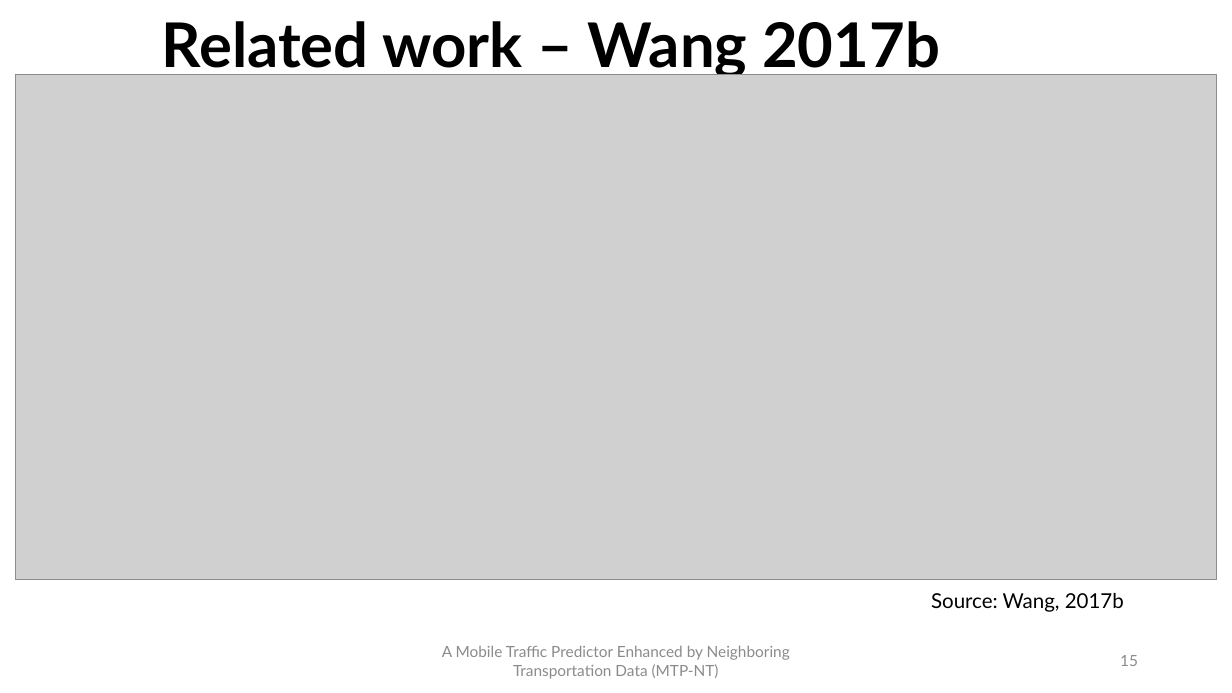
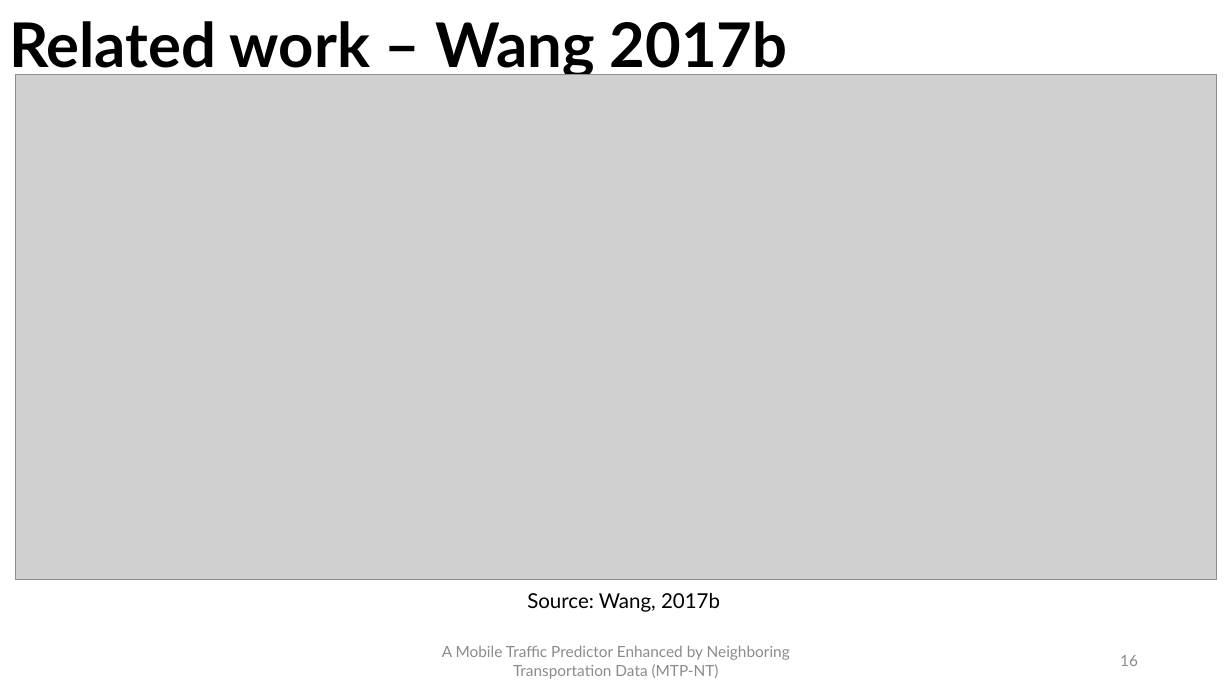
Before and after one commit to PatrickLdA/milan-telecom-analysis, a slide deck: slide 16 of defesa.pptx (slide 15 before the commit). Drawn at 1232x693 pixels with LibreOffice and Linux fonts; fonts in the diff are those of the drawing; grey boxes stand for pictures. Boxes give left, top, right and bottom in pixels: in the first picture for what was removed or moved away, otherwise in the second. Text is boxed around its words. In the diff, an @@ line names an element or a change of style, - is before the commit and + after.

```diff
--- a/defesa.pptx
+++ b/defesa.pptx
@@ text "Related work – Wang 2017b" at box(9, 21, 788, 78): alignment right to left @@
@@ text "Source: Wang, 2017b": place and size @@
-text "Source: Wang, 2017b" at box(931, 593, 1124, 612)
+text "Source: Wang, 2017b" at box(527, 593, 720, 612)
@@ text "Source: Wang, 2017b" at box(527, 593, 720, 612): alignment right to centre @@
@@ page number at box(1120, 655, 1138, 666): text changed @@
-15
+16
```
Also in this commit, not shown: 7 other slides changed, 5 slides added.
